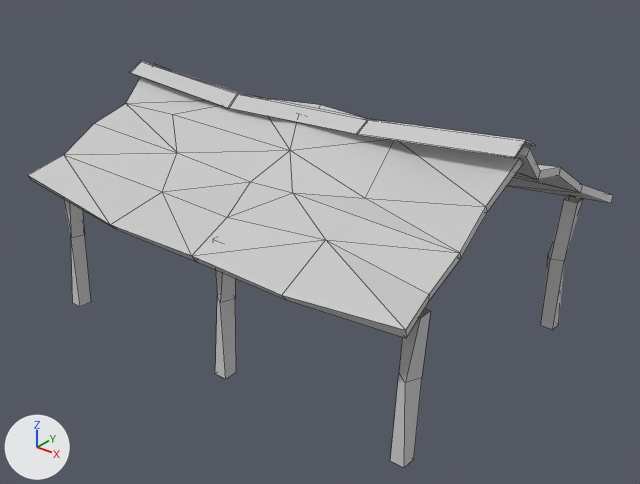
A saved change to the FBX model Shelter.FBX.
Camera for both pictures: a 50 mm lens placed at (9.88, -15.29, 6.68), pointed at (1.44, -4.74, 0.14). Lighting does not change. The marker at lower left points along +X, +Y and +Z. Mesh edges are drawn as thin lines.

Names of what the first picture shows: 'Line001'.
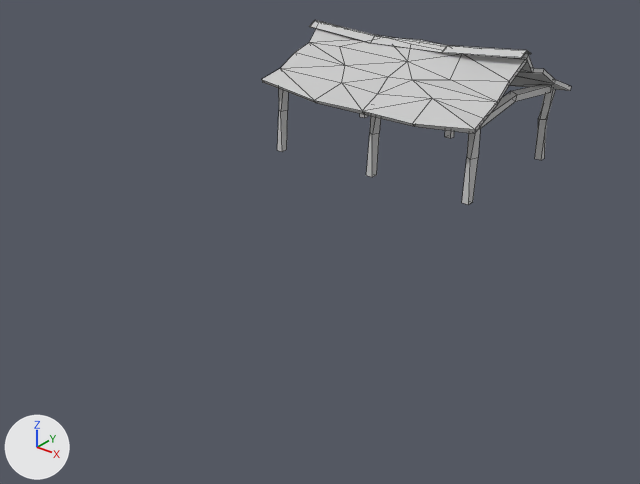
Where the change shows, as pixel boxes [x1, y1, x2, y2] in the pictures (640 x 484 px; the box of a moved part takes in the faces that stretch with it):
'Line001', reshaped, moved, rescaled (47% narrower, 55% shorter)
    before: [28, 60, 613, 468]
    after: [261, 20, 571, 205]
part 1 of me_mesh, moved or reshaped
    before: [130, 60, 535, 159]
    after: [309, 20, 531, 59]
part 2 of me_mesh, moved or reshaped
    before: [153, 64, 613, 203]
    after: [399, 38, 571, 91]
part 3 of me_mesh, moved or reshaped
    before: [28, 77, 523, 338]
    after: [261, 29, 527, 134]
part 4 of me_mesh, built on
    before: [215, 240, 431, 383]
    after: [370, 85, 551, 160]

Diff of the bpy script that builds the scene:
```diff
--- a/Shelter.FBX.py
+++ b/Shelter.FBX.py
@@ me_mesh @@
 # used by ob_line001; location = (2.61, -6.62, 0.0); rotation_euler = (1.571, 0.0, 1.571), in degrees (90, 0, 90); scale = (0.01, 0.01, 0.01)
-me_mesh.from_pydata(...)  # 198 vertices, 233 faces; spans x -229.0..241.0, y 0.0..343.0, z -330.0..353.0
+me_mesh.from_pydata(...)  # 222 vertices, 249 faces; spans x -232.0..241.0, y 0.0..334.0, z -325.0..353.0
+# me_mesh part 1: the loose piece of 26 vertices spanning x -31.0..34.0, y 303.0..343.0, z -313.0..323.0 is moved by (0.0, -9.0, 0.0)
+# me_mesh part 2: the loose piece of 50 vertices spanning x -1.0..241.0, y 183.0..333.0, z -301.0..353.0 is moved by (0.0, -9.0, 0.0)
+# me_mesh part 3: the loose piece of 50 vertices spanning x -229.0..12.0, y 176.0..326.0, z -330.0..324.0 is moved by (-3.0, -6.0, 6.0)
+# me_mesh part 4
+# 4 vertices in x -187.0..-167.0, y 200.0, z 16.0..35.0 move by (0.0, -10.0, 0.0)
+# 4 vertices in x -187.0..-167.0, y 200.0, z 296.0..315.0 move by (0.0, -5.0, -6.0)
+# 4 vertices in x 195.0..215.0, y 200.0, z 16.0..35.0 move by (0.0, -14.0, 0.0)
+# 16 vertices are added at x -165.0..196.0, y 200.0..228.0, z -288.0..309.0
+# 8 new vertices lie (2.0, -20.0, 0.0) away from vertices in x -165.0..196.0, y 200.0..205.0, z -285.0..309.0
+# 16 new faces join them
 me_mesh.materials.append(mat_01___default)
@@ ob_line001 @@
 ob_line001 = bpy.data.objects.new('Line001', me_mesh)
-ob_line001.location = (2.61, -6.62, 0.0)
+ob_line001.location = (0.0, 0.0, 0.0)
 ob_line001.rotation_euler = (1.571, 0.0, 1.571)  # degrees (90, 0, 90)
-ob_line001.scale = (0.01, 0.01, 0.01)
+ob_line001.scale = (0.00799, 0.00799, 0.00799)
```
